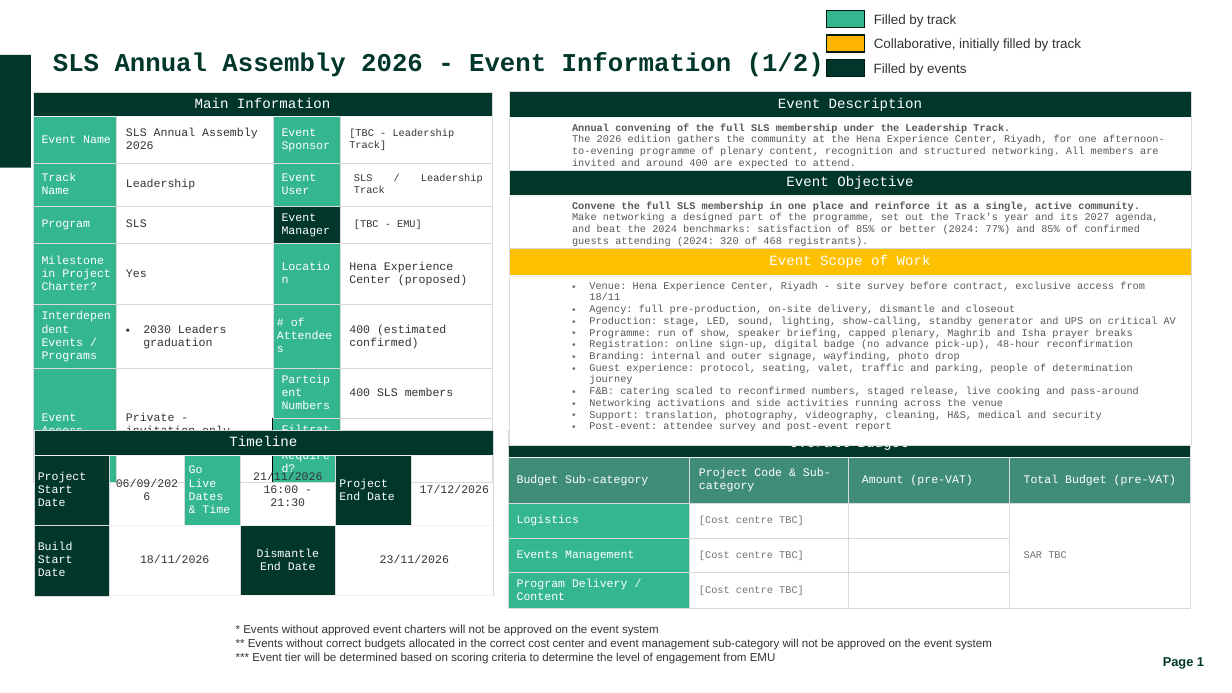
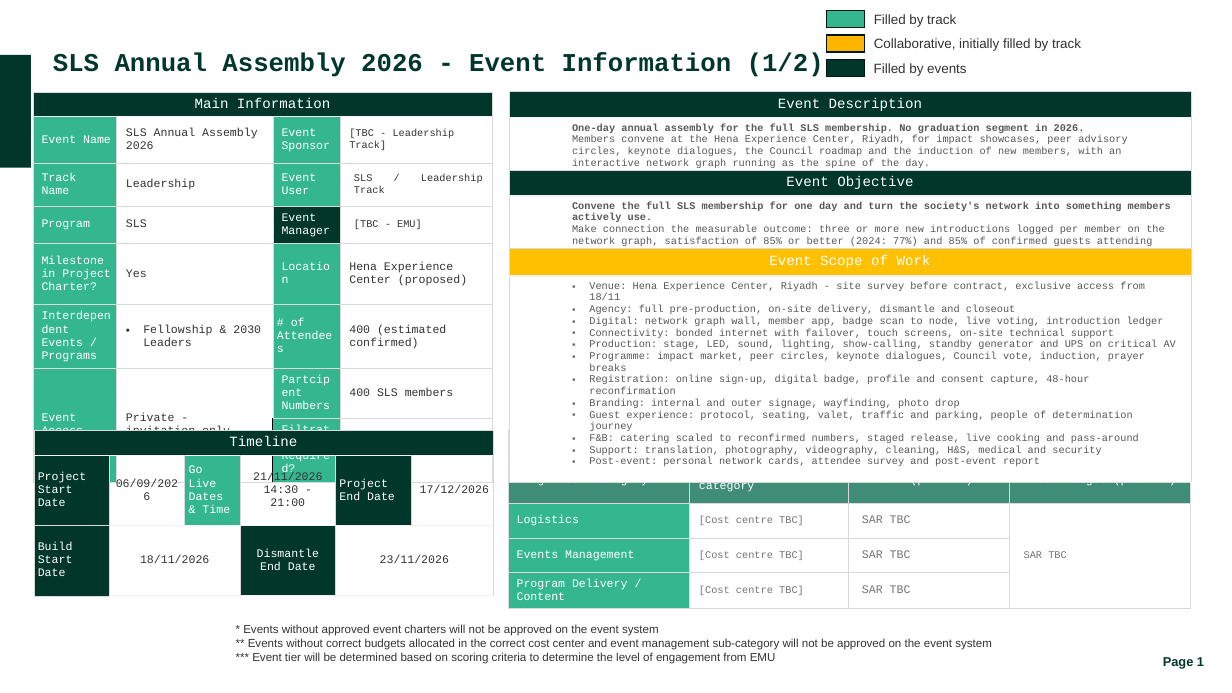
Before and after one commit to bandarMi/QAFZA-4.0, a slide deck: slide 1 of events/sls-annual-assembly-2026/SLS_Annual_Assembly_2026_Event_Charter.pptx. Drawn at 1232x693 pixels with LibreOffice and Linux fonts; fonts in the diff are those of the drawing; background and template pictures are left out. Boxes give left, top, right and bottom in pixels: in the first picture for what was removed or moved away, otherwise in the second. Text is boxed around its words. In the diff, an @@ line names an element or a change of style, - is before the commit and + after.

```diff
--- a/events/sls-annual-assembly-2026/SLS_Annual_Assembly_2026_Event_Charter.pptx
+++ b/events/sls-annual-assembly-2026/SLS_Annual_Assembly_2026_Event_Charter.pptx
@@ table at <box>33,91,494,460</box> @@
-row 6, column 2: 2030 Leaders graduation
+row 6, column 2: Fellowship & 2030 Leaders
@@ table at <box>509,91,1191,250</box> @@
-row 2, column 1: Annual convening of the full SLS membership under the Leadership Track. / The 2026 edition gathers the community at the Hena Experience Center, Riyadh, for one afternoon-to-evening programme of plenary content, recognition and structured networking. All members are invited and around 400 are expected to attend.
+row 2, column 1: One-day annual assembly for the full SLS membership. No graduation segment in 2026. / Members convene at the Hena Experience Center, Riyadh, for impact showcases, peer advisory circles, keynote dialogues, the Council roadmap and the induction of new members, with an interactive network graph running as the spine of the day.
@@ table at <box>509,170,1191,422</box> @@
-row 2, column 1: Convene the full SLS membership in one place and reinforce it as a single, active community. / Make networking a designed part of the programme, set out the Track's year and its 2027 agenda, and beat the 2024 benchmarks: satisfaction of 85% or better (2024: 77%) and 85% of confirmed guests attending (2024: 320 of 468 registrants).
+row 2, column 1: Convene the full SLS membership for one day and turn the society's network into something members actively use. / Make connection the measurable outcome: three or more new introductions logged per member on the network graph, satisfaction of 85% or better (2024: 77%) and 85% of confirmed guests attending (2024: 320 of 468).
@@ table at <box>509,248,1191,470</box> @@
-row 2, column 1: Venue: Hena Experience Center, Riyadh - site survey before contract, exclusive access from 18/11 / Agency: full pre-production, on-site delivery, dismantle and closeout / Production: stage, LED, sound, lighting, show-calling, standby generator and UPS on critical AV / Programme: run of show, speaker briefing, capped plenary, Maghrib and Isha prayer breaks / Registration: online sign-up, digital badge (no advance pick-up), 48-hour reconfirmation / Branding: internal and outer signage, wayfinding, photo drop / Guest experience: protocol, seating, valet, traffic and parking, people of determination journey / F&B: catering scaled to reconfirmed numbers, staged release, live cooking and pass-around / Networking activations and side activities running across the venue / Support: translation, photography, videography, cleaning, H&S, medical and security / Post-event: attendee survey and post-event report
+row 2, column 1: Venue: Hena Experience Center, Riyadh - site survey before contract, exclusive access from 18/11 / Agency: full pre-production, on-site delivery, dismantle and closeout / Digital: network graph wall, member app, badge scan to node, live voting, introduction ledger / Connectivity: bonded internet with failover, touch screens, on-site technical support / Production: stage, LED, sound, lighting, show-calling, standby generator and UPS on critical AV / Programme: impact market, peer circles, keynote dialogues, Council vote, induction, prayer breaks / Registration: online sign-up, digital badge, profile and consent capture, 48-hour reconfirmation / Branding: internal and outer signage, wayfinding, photo drop / Guest experience: protocol, seating, valet, traffic and parking, people of determination journey / F&B: catering scaled to reconfirmed numbers, staged release, live cooking and pass-around / Support: translation, photography, videography, cleaning, H&S, medical and security / Post-event: personal network cards, attendee survey and post-event report
@@ table at <box>34,431,494,596</box> @@
-row 2, column 4: 21/11/2026 / 16:00 - 21:30
+row 2, column 4: 21/11/2026 / 14:30 - 21:00
@@ table at <box>508,431,1191,604</box> @@
@@ text colour #FFFFFF to #737373 in "SAR TBC", "SAR TBC", "SAR TBC" @@
```
Also in this commit, not shown: 1 other slide changed, 4 other files.
